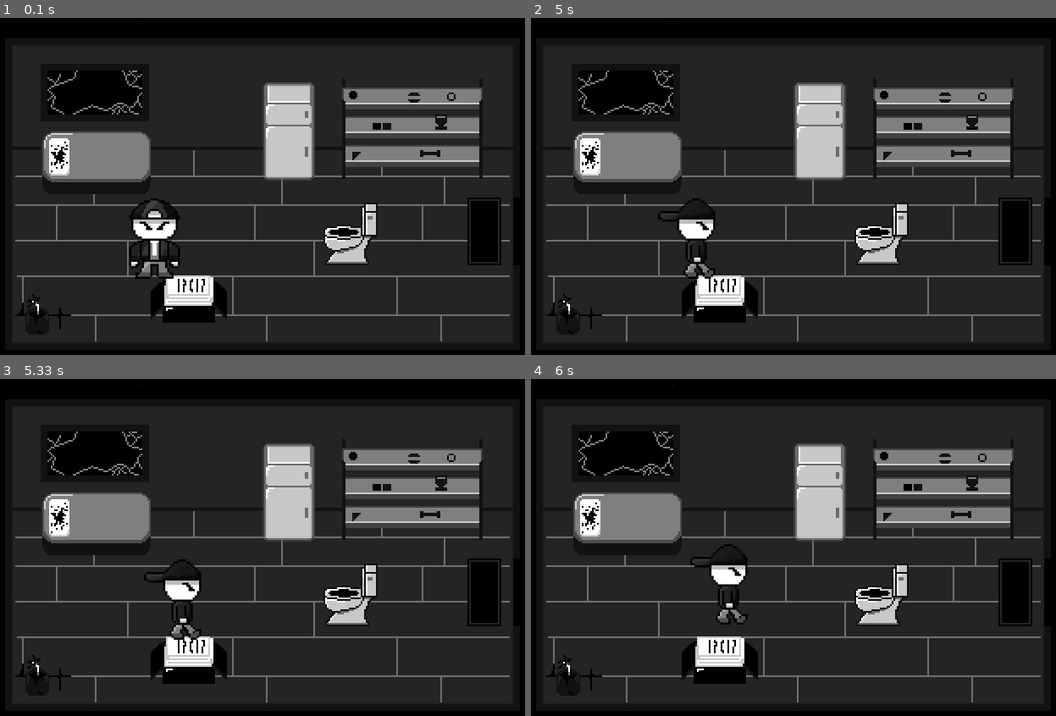
Above: before the commit, frames 1-4 (two rows, left to right).
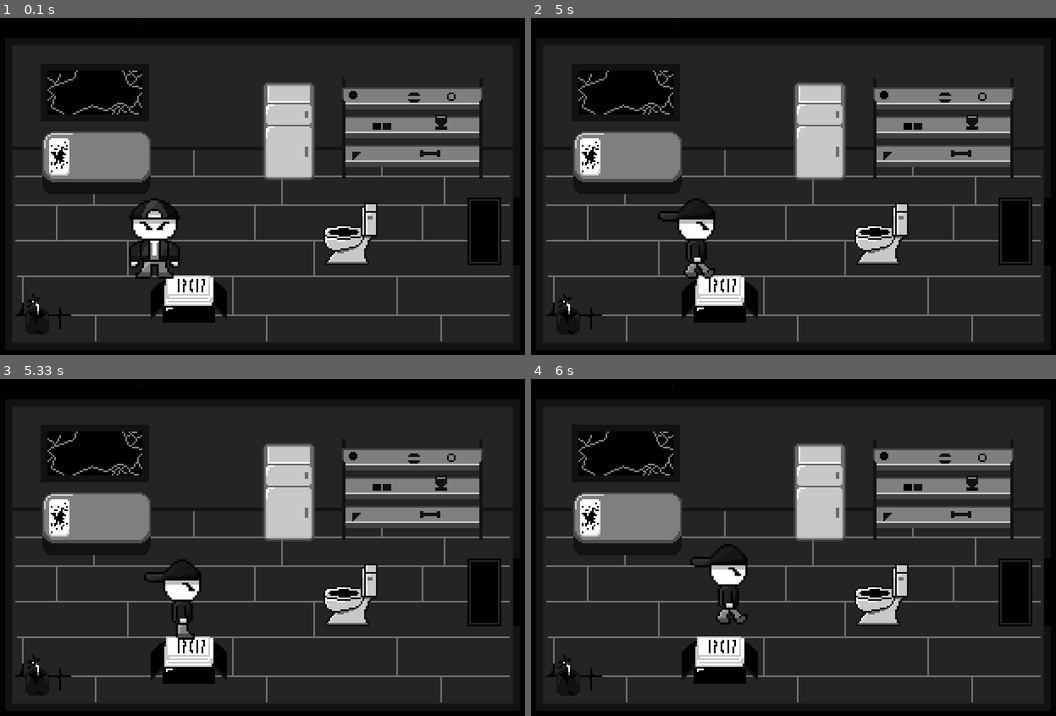
Above: after the commit, the same moments.

Repository: jeffuyyyyyiy/pygamegamejam
Game: pygame game, started from main.py
Same seed, same stepped clock (60 frames per second), same inputs: the game is played once before the commit and once after it.
Inputs:
- Up to frame 1 (0.1 s): no input
- Up to frame 2 (5 s): hold Right 0.33-0.8 s; hold Up 0.83-1.13 s; hold Right 1.17-1.63 s; hold Left 1.67-2.2 s; hold Down 2.23-2.53 s; hold Left 2.57-2.97 s; hold Up 3-3.37 s; hold Right 3.4-4.03 s; hold Down 4.07-4.43 s; hold Left 4.47-4.93 s; hold Right from 4.97 s (still down)
- Up to frame 3 (5.33 s): keep holding Right
- Up to frame 4 (6 s): release Right at 5.43 s; hold Up 5.47-5.77 s; hold Right from 5.8 s (still down)

Frames 1-2 are identical in both runs. In frame 3, 0.2% of the frame differs, in the area x 32-39%, y 72-78%; in frame 4, nothing differs.

Commit message:
interaction is very difficult
prob wont do anything with it rn just finish collissions

Diff:
--- a/main/scripts/player.py
+++ b/main/scripts/player.py
@@ -64,11 +64,37 @@
                                     if not self.rect.right <= collider['areaOfEffect'][0] or not self.rect.left >= collider['areaOfEffect'][1]:
                                         self.collision(collider['direction'])
 
+    def interactableHandler(self):
+        while True:
+            for currentLocation in data['locations']:
+                if currentLocation['locationname'] == data['location']:
+                    for interaction in currentLocation['interactable']:
+                        for collider in interaction['colliders']:
+                            match collider['direction']:
+                                case 'left':
+                                    if self.rect.left <= collider['terminateMovement']:
+                                        if not self.rect.bottom <= collider['areaOfEffect'][0] or not self.rect.top >= collider['areaOfEffect'][1]:
+                                            self.collision(collider['direction'])
+                                case 'up':
+                                    if self.rect.top <= collider['terminateMovement']:
+                                        if not self.rect.right <= collider['areaOfEffect'][0] or not self.rect.left >= collider['areaOfEffect'][1]:
+                                            self.collision(collider['direction'])
+                                case 'right':
+                                    if self.rect.right >= collider['terminateMovement']:
+                                        if not self.rect.bottom <= collider['areaOfEffect'][0] or not self.rect.top >= collider['areaOfEffect'][1]:
+                                            self.collision(collider['direction'])
+                                case 'down':
+                                    if self.rect.bottom >= collider['terminateMovement']:
+                                        if not self.rect.right <= collider['areaOfEffect'][0] or not self.rect.left >= collider['areaOfEffect'][1]:
+                                            self.collision(collider['direction'])
+
     def startThread(self):
         thread1 = threading.Thread(target=self.incrementCounter)
         thread1.start()
         thread2 = threading.Thread(target=self.collisionHandler)
         thread2.start()
+        thread3 = threading.Thread(target=self.interactableHandler)
+        thread3.start()
 
     #changes position of player depending on key input
     def movement(self, width, height):
Binary file removed: main/sprites/mapSprites_temp/map_house.png
